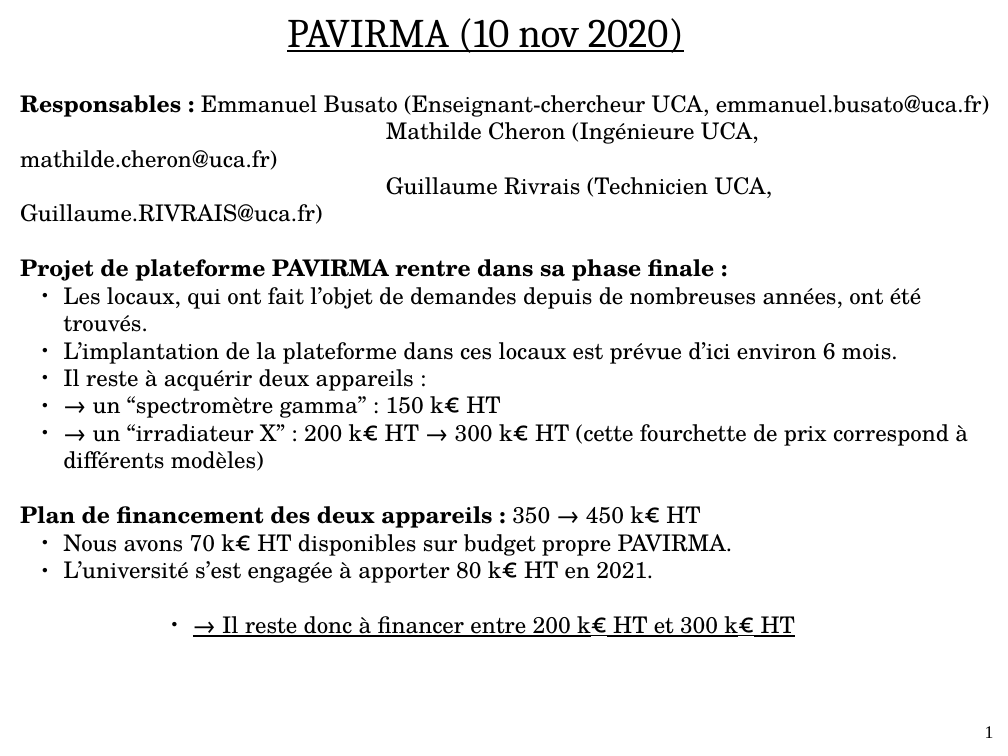
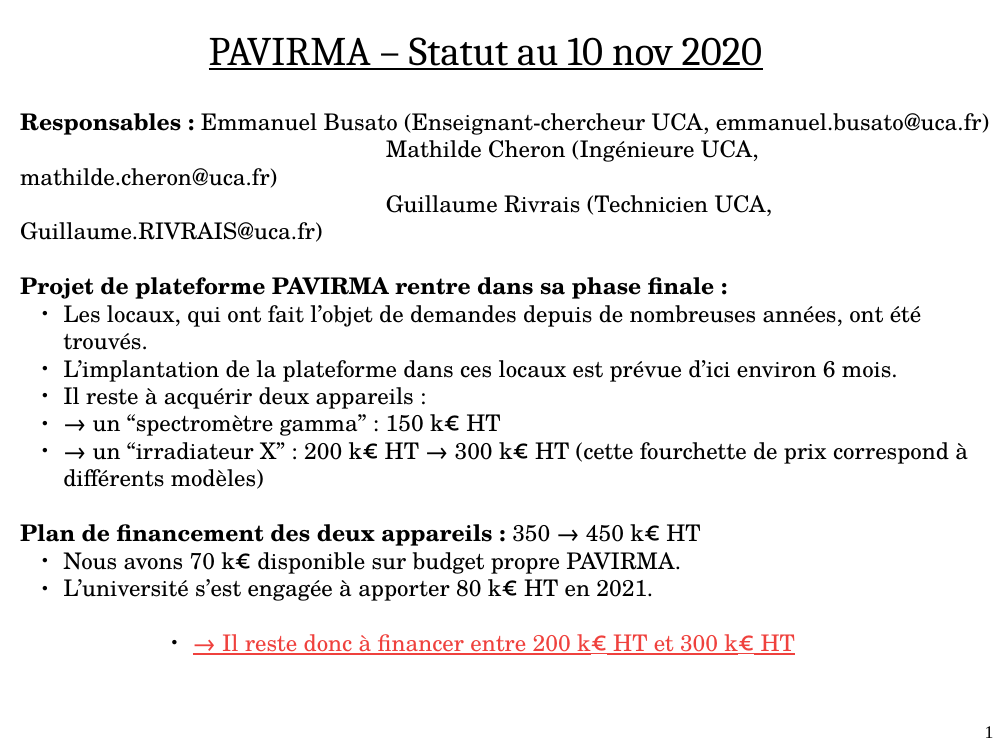
Before and after one commit to ebusato/talks-pavirma, a slide deck: slide 1 of 2020-11-10_SlidesPourCAM/pavirma.odp. Drawn at 1008x756 pixels with LibreOffice and Linux fonts; fonts in the diff are those of the drawing. Boxes give left, top, right and bottom in pixels: in the first picture for what was removed or moved away, otherwise in the second. Text is boxed around its words. In the diff, an @@ line names an element or a change of style, - is before the commit and + after.

```diff
--- a/2020-11-10_SlidesPourCAM/pavirma.odp
+++ b/2020-11-10_SlidesPourCAM/pavirma.odp
@@ text at [209,37,762,70]: text changed @@
-PAVIRMA (10 nov 2020)
+PAVIRMA – Statut au 10 nov 2020
@@ text "Responsables : Emmanuel Busato (Enseignant-chercheur ...": place and size @@
-text "Responsables : Emmanuel Busato (Enseignant-chercheur ..." at [20,95,989,637]
+text "Responsables : Emmanuel Busato (Enseignant-chercheur ..." at [20,113,989,655]
@@ text at [63,552,681,574]: text changed @@
-  ● Nous avons 70 k€ HT disponibles sur budget propre PAVIRMA.
+  ● Nous avons 70 k€ disponible sur budget propre PAVIRMA.
@@ text at [222,634,795,655]: text colour #000000 to #EF413D in "→ Il reste donc à financer entre ..." @@
```
Also in this commit, not shown: 2 other slides changed, 2 slides added, 2 other files.
